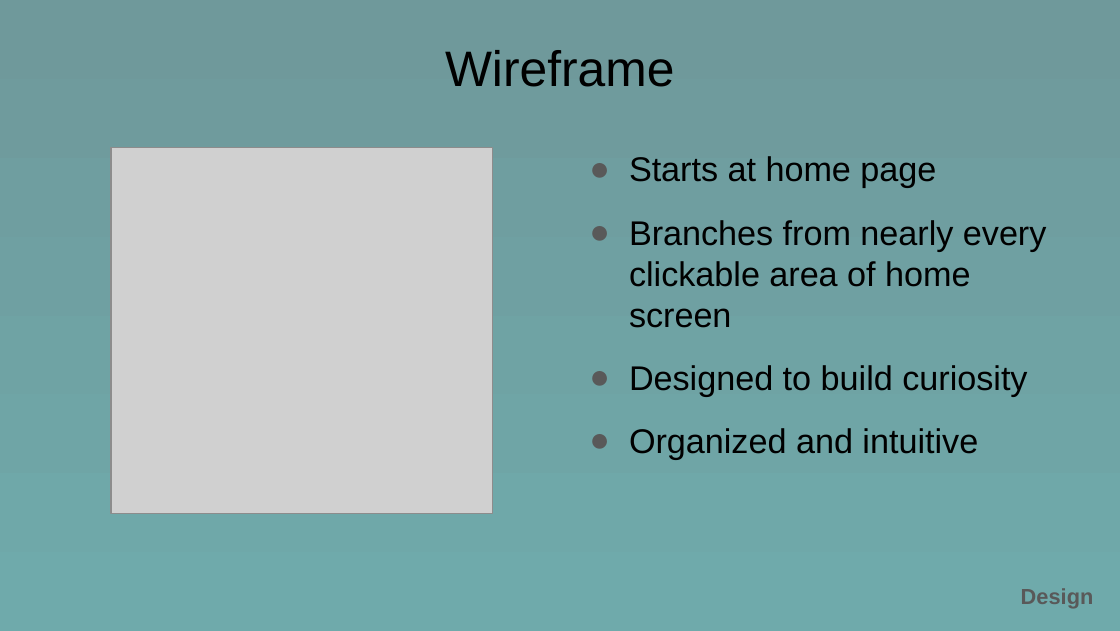
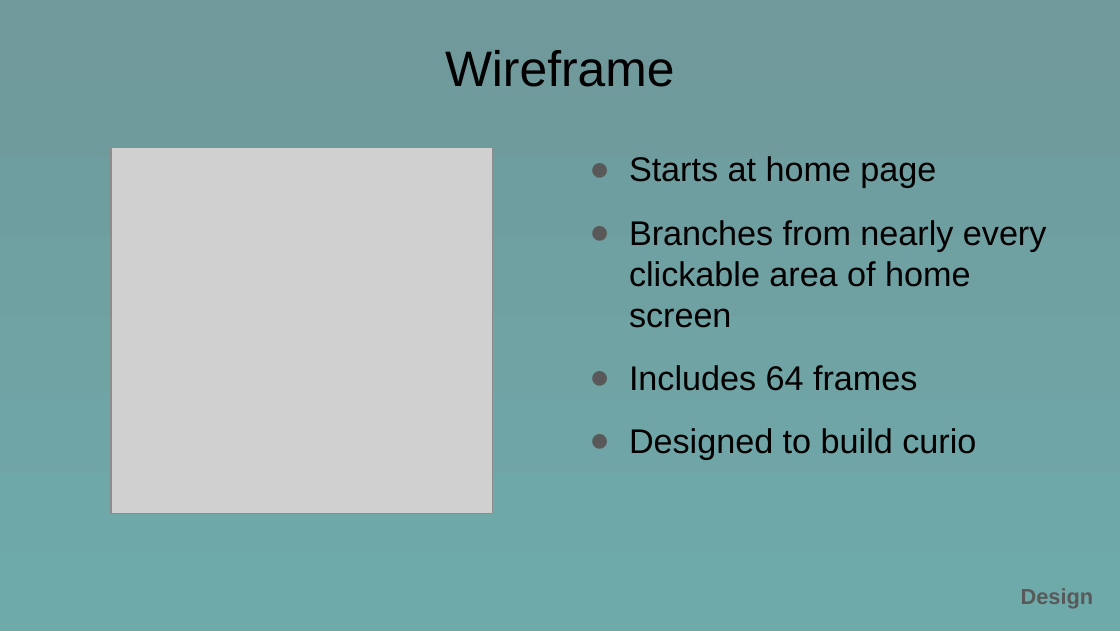
Before and after one commit to hlarkins/Book-Bay, a slide deck: slide 21 of BookBay.pptx (slide 18 before the commit). Drawn at 1120x631 pixels with LibreOffice and Linux fonts; fonts in the diff are those of the drawing; grey boxes stand for pictures. Boxes give left, top, right and bottom in pixels: in the first picture for what was removed or moved away, otherwise in the second. Text is boxed around its words. In the diff, an @@ line names an element or a change of style, - is before the commit and + after.

```diff
--- a/BookBay.pptx
+++ b/BookBay.pptx
@@ text at <box>629,365,976,459</box>: text changed @@
-● Designed to build curiosity
-● Organized and intuitive
+● Includes 64 frames
+● Designed to build curio
```
Also in this commit, not shown: 5 other slides changed, 5 slides added, 1 slide removed.
